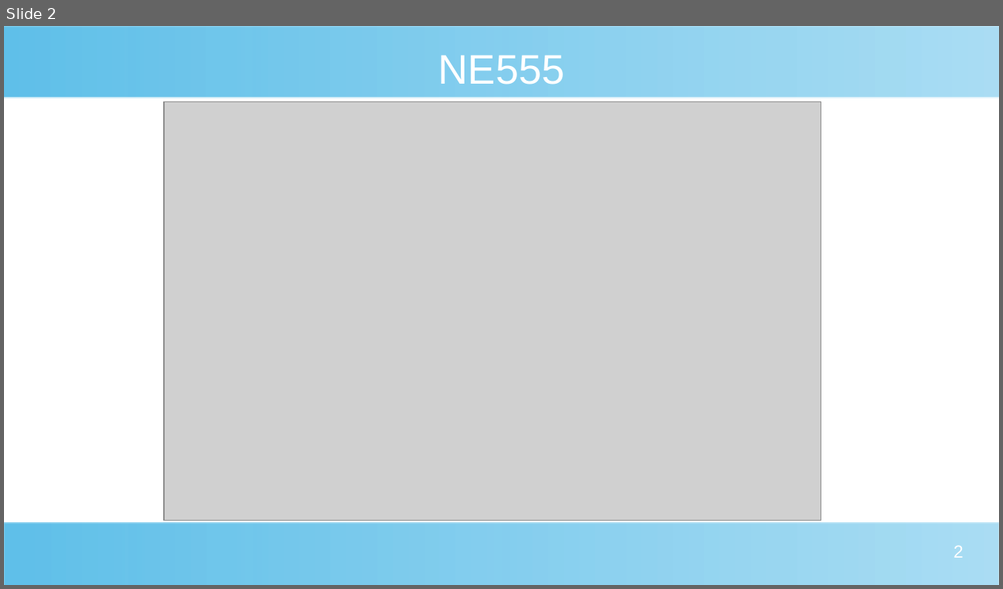
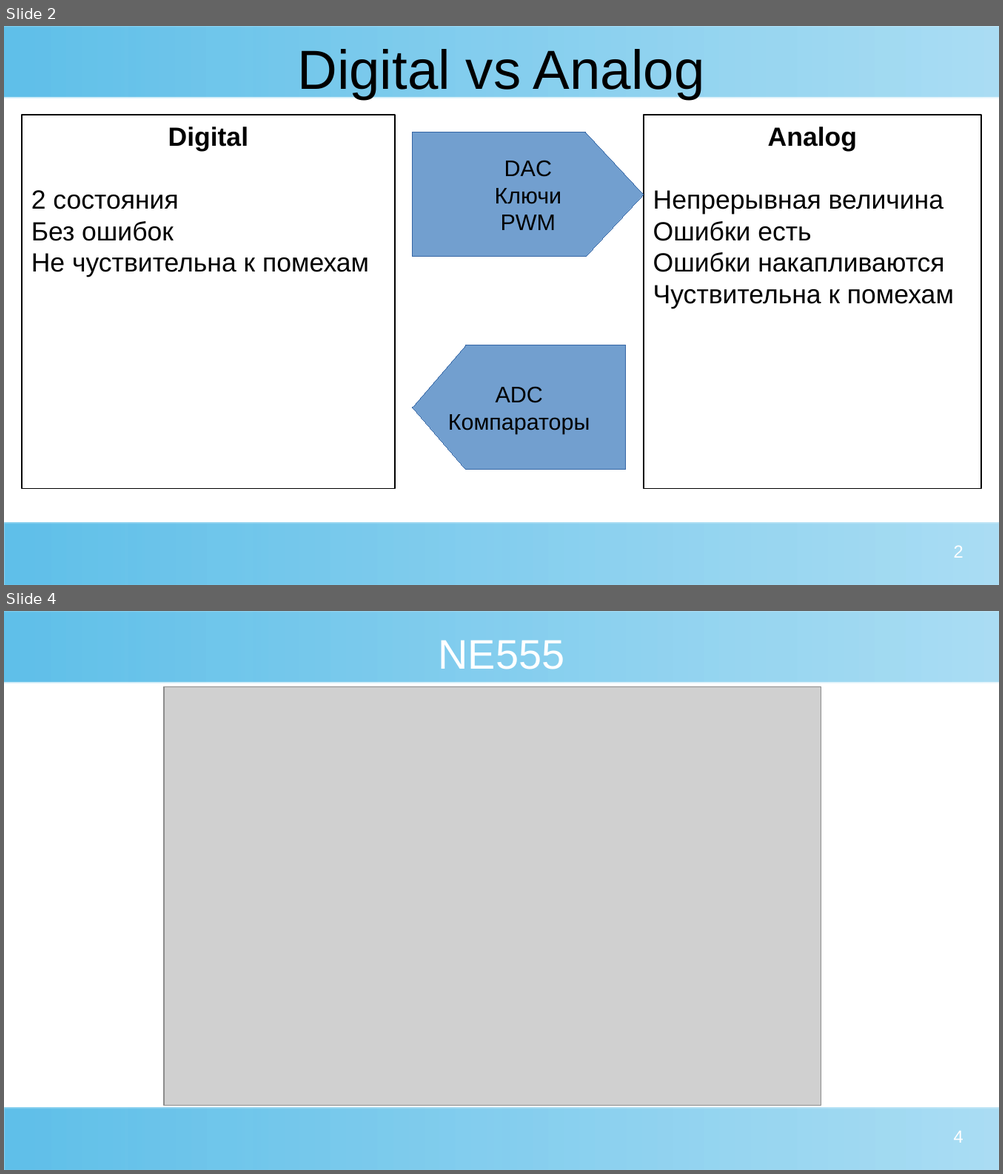
Before and after one commit to roman-khvatov/RoboWay, a slide deck: SummerCamp/day2.pptx. Shown one above the other, each under a label of ours: slide 2 before the commit, slides 2 and 4 after it; the slides between them are not shown. The pictures are 1003x589 and 1003x1174 pixels, drawn with LibreOffice and Linux fonts; fonts in the diff are those of the drawing; grey boxes stand for pictures. Boxes give left, top, right and bottom in pixels: in the first picture for what was removed or moved away, otherwise in the second. Text is boxed around its words. In the diff, an @@ line names an element or a change of style, - is before the commit and + after.

```diff
--- a/SummerCamp/day2.pptx
+++ b/SummerCamp/day2.pptx
@@ slide 2 added at <box>4,26,999,585</box>, background #FFFFFF; not listed: 2 template elements that a slide beside it also shows @@
@@ title added at <box>297,49,705,99</box>, 44 pt, text #000000 @@
+Digital vs Analog
@@ rectangle added at <box>22,115,395,489</box>, outline #000000 0.99 pt, 21 pt, text #000000 @@
+Digital
+2 состояния
+Без ошибок
+Не чуствительна к помехам
@@ freeform shape added at <box>412,133,644,257</box>, fill #729FCF, outline #3465A4 0 pt, 18 pt, text #000000 @@
+DAC
+Ключи
+PWM
@@ rectangle added at <box>644,115,982,489</box>, outline #000000 0.99 pt, 21 pt, text #000000 @@
+Analog
+Непрерывная величина
+Ошибки есть
+Ошибки накапливаются
+Чуствительна к помехам
@@ freeform shape added at <box>412,346,626,470</box>, fill #729FCF, outline #3465A4 0 pt, 18 pt, text #000000 @@
+ADC
+Компараторы
@@ page number added at <box>953,545,963,558</box>, 14 pt, text #FFFFFF @@
+2
@@ what was slide 2 is now slide 4 @@
@@ page number at <box>953,1131,963,1143</box>: text changed @@
-2
+4
```
Also in this commit, not shown: 1 other slide added.
